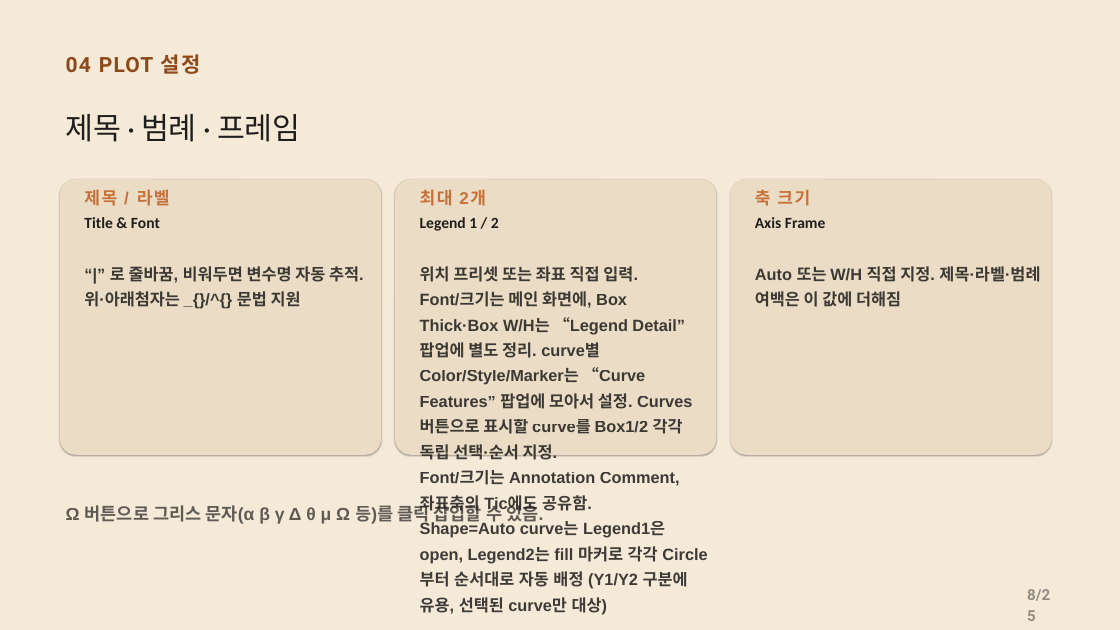
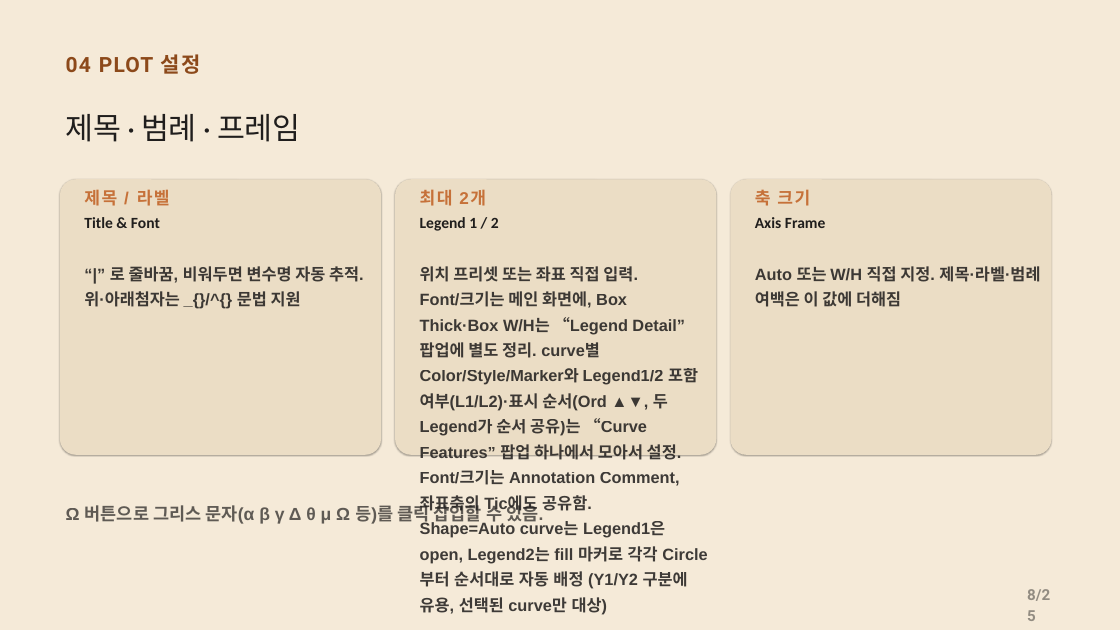
Before and after one commit to CWKIM113/CathPlot_Pub, a slide deck: slide 8 of CathPlot_발표.pptx. Drawn at 1120x630 pixels with LibreOffice and Linux fonts; fonts in the diff are those of the drawing. Boxes give left, top, right and bottom in pixels: in the first picture for what was removed or moved away, otherwise in the second. Text is boxed around its words. In the diff, an @@ line names an element or a change of style, - is before the commit and + after.

```diff
--- a/CathPlot_발표.pptx
+++ b/CathPlot_발표.pptx
@@ text at box(420, 266, 698, 460): text changed @@
-위치 프리셋 또는 좌표 직접 입력. Font/크기는 메인 화면에, Box Thick·Box W/H는 “Legend Detail” 팝업에 별도 정리. curve별 Color/Style/Marker는 “Curve Features” 팝업에 모아서 설정. Curves 버튼으로 표시할 curve를 Box1/2 각각 독립 선택·순서 지정.
+위치 프리셋 또는 좌표 직접 입력. Font/크기는 메인 화면에, Box Thick·Box W/H는 “Legend Detail” 팝업에 별도 정리. curve별 Color/Style/Marker와 Legend1/2 포함 여부(L1/L2)·표시 순서(Ord ▲▼, 두 Legend가 순서 공유)는 “Curve Features” 팝업 하나에서 모아서 설정.
```
Also in this commit, not shown: 3 other files.
